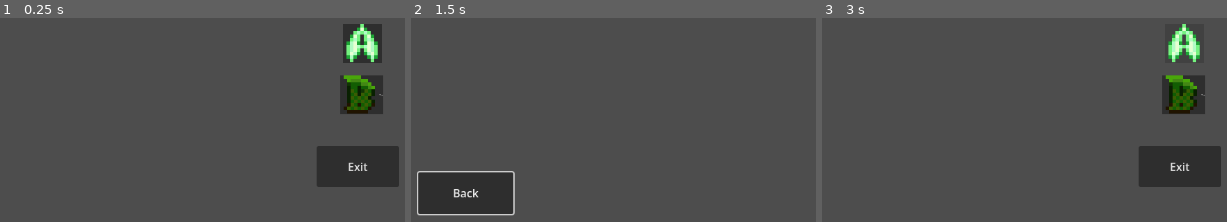
Above: before the commit, frames 1-3 (left to right).
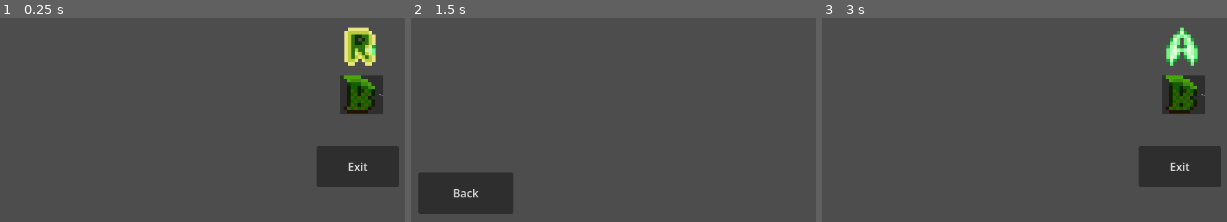
Above: after the commit, the same moments.

Repository: mlhelix/moribunddungeon
Game: Godot game, scene res://Scenes/title_screen.tscn
Two runs of this game, one before a commit and one after it. Both use one fixed random seed, a clock stepped at 60 frames per second and the inputs below.
Inputs (mouse positions are in pixels of both pictures, inside the frame that each line leads up to):
- Up to frame 1 (0.25 s): no input
- Up to frame 2 (1.5 s): click (771, 46) at 0.52 s; click "Settings" at 1.25 s
- Up to frame 3 (3 s): click "Back" at 2 s; click (1182, 42) at 2.77 s

The runs differ from the first frame. In frame 1, 1.9% of the frame differs, in the area x 84-95%, y 2-24%; in frame 2, 0.7%; in frame 3, 1.0%.

Commit message:
title screen edits

Diff:
--- a/Scenes/title_screen.tscn
+++ b/Scenes/title_screen.tscn
@@ -1,11 +1,12 @@
-[gd_scene load_steps=5 format=3 uid="uid://bm5ycbgqhfdub"]
+[gd_scene format=3 uid="uid://bm5ycbgqhfdub"]
 
 [ext_resource type="Script" uid="uid://c42e40dwdv244" path="res://Scripts/title_screen.gd" id="1_klylv"]
 [ext_resource type="Script" uid="uid://sewb822yy6jd" path="res://Scripts/button_focus.gd" id="2_p3fck"]
 [ext_resource type="Texture2D" uid="uid://bi1pmtjgwwdes" path="res://Letterforms/Videogame Letterforms(A2).png" id="2_twnyg"]
+[ext_resource type="Texture2D" uid="uid://dorv44vqvorug" path="res://Letterforms/Videogame Letterforms(R2).png" id="3_55kwv"]
 [ext_resource type="Texture2D" uid="uid://cy7kteqmata0u" path="res://Letterforms/Videogame Letterforms(B2).png" id="4_55kwv"]
 
-[node name="Title Screen" type="Control"]
+[node name="Title Screen" type="Control" unique_id=660405576]
 layout_mode = 3
 anchors_preset = 15
 anchor_right = 1.0
@@ -14,17 +15,19 @@
 grow_vertical = 2
 script = ExtResource("1_klylv")
 
-[node name="Start Button" type="Button" parent="."]
+[node name="TextureButton" type="TextureButton" parent="." unique_id=657441285]
 layout_mode = 0
-offset_left = 532.0
-offset_top = 348.0
-offset_right = 1090.0
-offset_bottom = 906.0
+offset_left = 529.0
+offset_top = 353.0
+offset_right = 1079.0
+offset_bottom = 903.0
 scale = Vector2(0.1, 0.1)
-icon = ExtResource("2_twnyg")
+texture_normal = ExtResource("2_twnyg")
+texture_focused = ExtResource("3_55kwv")
+stretch_mode = 3
 script = ExtResource("2_p3fck")
 
-[node name="Settings Button" type="Button" parent="."]
+[node name="Settings Button" type="Button" parent="." unique_id=2046097902]
 layout_mode = 0
 offset_left = 528.0
 offset_top = 422.0
@@ -34,7 +37,7 @@
 text = "Settings"
 icon = ExtResource("4_55kwv")
 
-[node name="Exit Button" type="Button" parent="."]
+[node name="Exit Button" type="Button" parent="." unique_id=1300564381]
 layout_mode = 0
 offset_left = 494.0
 offset_top = 524.0
@@ -42,6 +45,5 @@
 offset_bottom = 583.0
 text = "Exit"
 
-[connection signal="pressed" from="Start Button" to="." method="_on_start_button_pressed"]
 [connection signal="pressed" from="Settings Button" to="." method="_on_settings_button_pressed"]
 [connection signal="pressed" from="Exit Button" to="." method="_on_exit_button_pressed"]
--- a/Scripts/button_focus.gd
+++ b/Scripts/button_focus.gd
@@ -1,6 +1,7 @@
-extends Button
+extends TextureButton
 
 # Called when the node enters the scene tree for the first time.
 func _ready() -> void:
 	grab_focus()
+
 	pass # Replace with function body.
